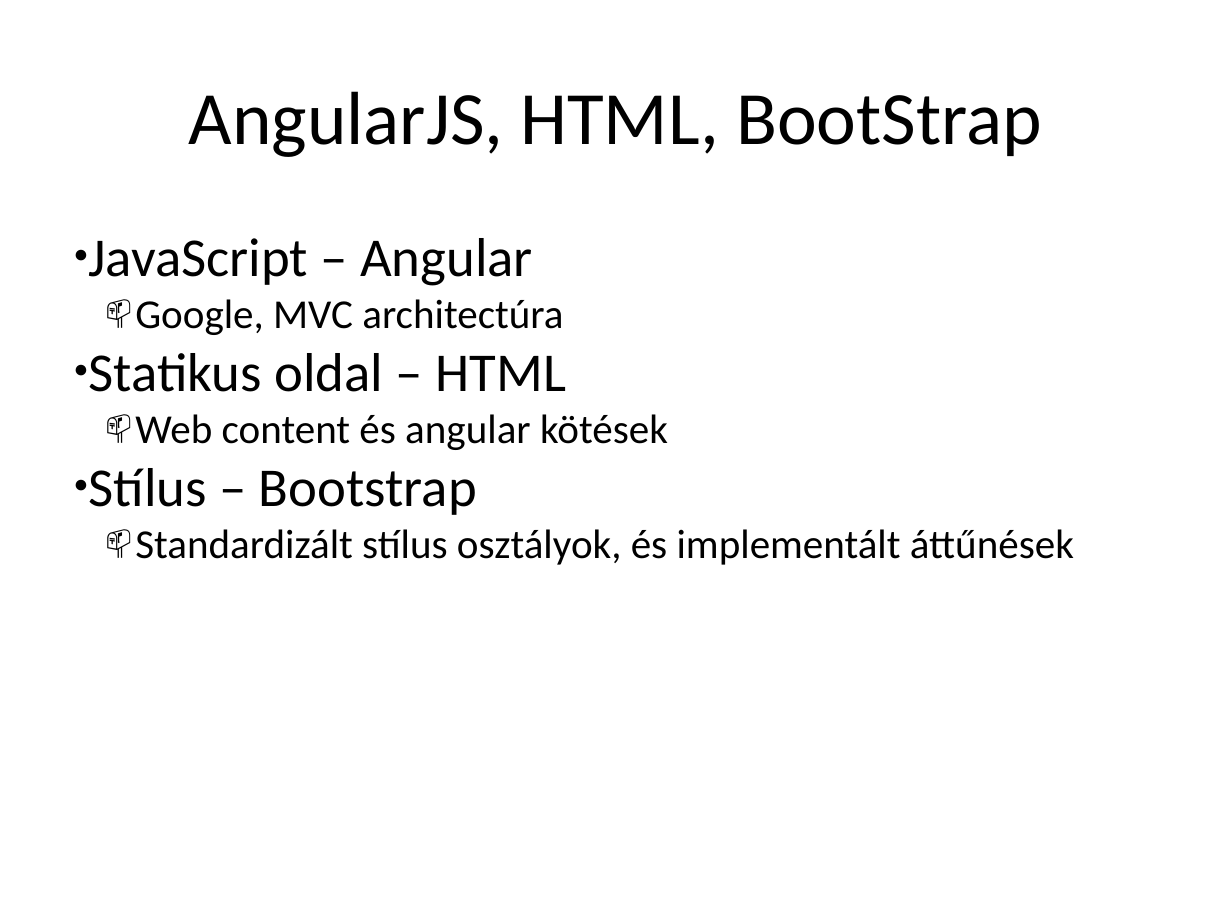
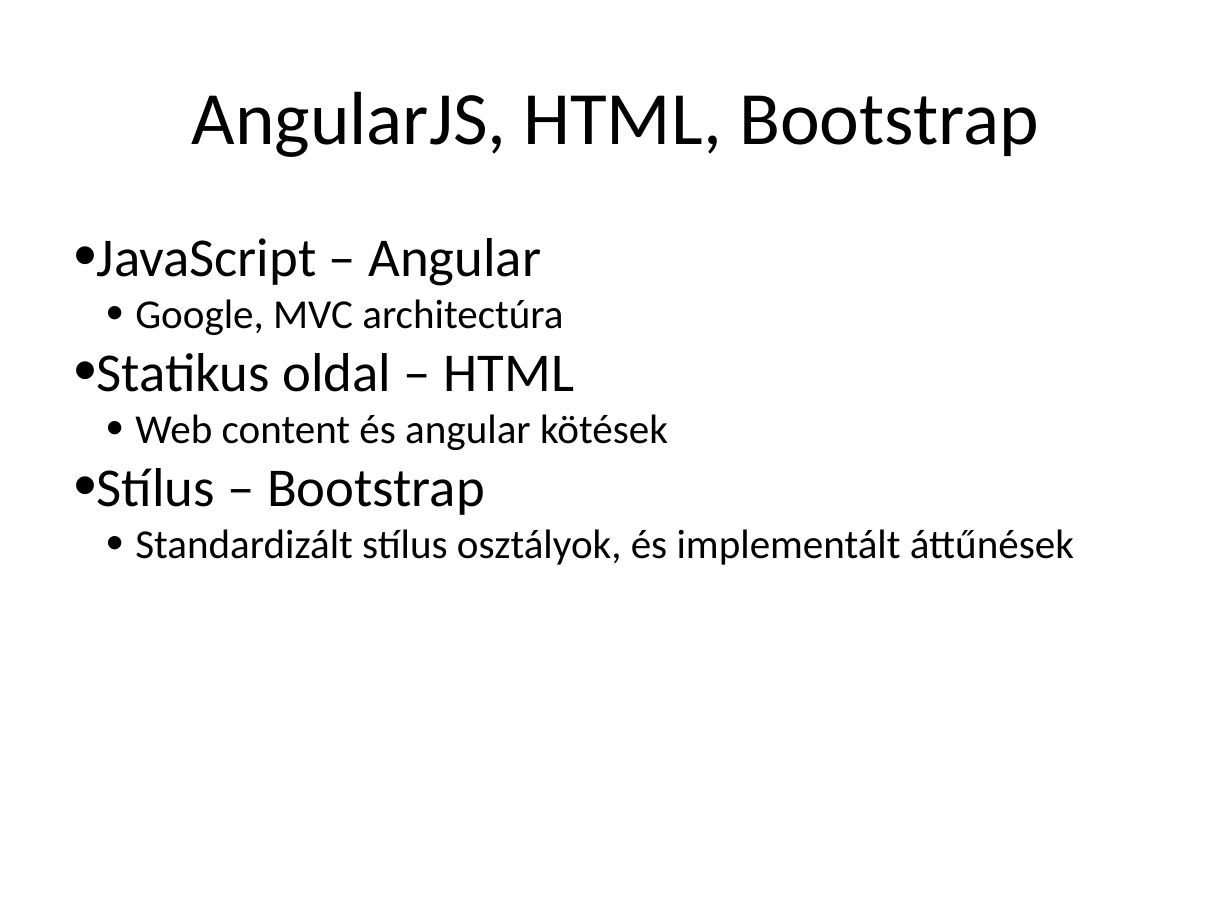
Before and after one commit to borlayda/Stump, a slide deck: slide 7 of Szarch-prezi.pptx. Drawn at 1232x924 pixels with LibreOffice and Linux fonts; fonts in the diff are those of the drawing. Boxes give left, top, right and bottom in pixels: in the first picture for what was removed or moved away, otherwise in the second. Text is boxed around its words. In the diff, an @@ line names an element or a change of style, - is before the commit and + after.

```diff
--- a/Szarch-prezi.pptx
+++ b/Szarch-prezi.pptx
@@ text at box(192, 91, 1039, 157): text changed @@
-AngularJS, HTML, BootStrap
+AngularJS, HTML, Bootstrap
@@ text "JavaScript – Angular" at box(97, 238, 1074, 565): bullet ● to •; bullet 📫 to • @@
```
Also in this commit, not shown: 3 other slides changed.
